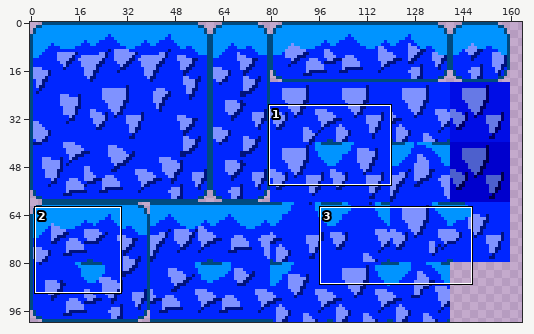
A sprite sheet gets an edit: python/pizzalike/ground.png. Above: a wide view before the commit, with the close-up outlined.
Close-up. Before:
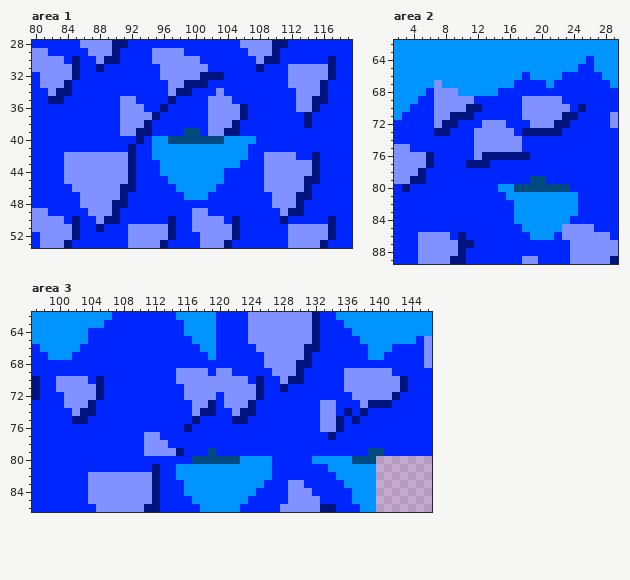
The file is 160x100 pixels. Shown: area 1: x 80..119, y 28..53; area 2: x 2..29, y 62..89; area 3: x 97..146, y 62..86. The old version is drawn lined up with the new one, on the new canvas. The wide view leaves out empty margins.
After the commit:
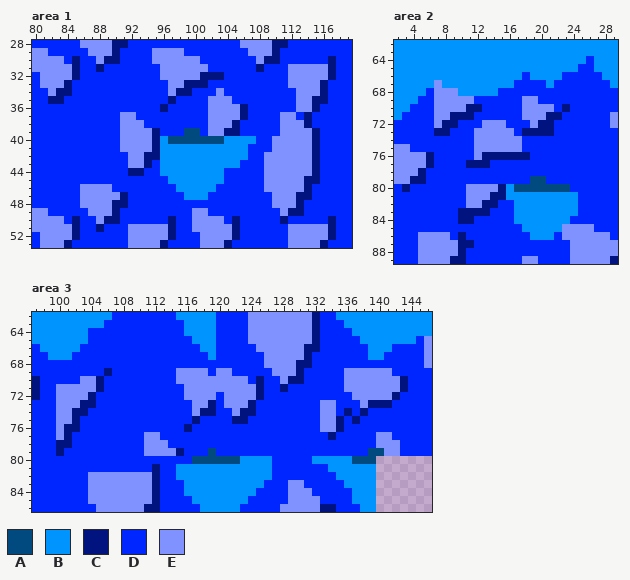
Palette (. is transparent): A #004a7f  B #0094ff  C #00137f  D #0026ff  E #7f92ff
What changed:
canvas 160x100 -> 200x100
Area 1:
y 35: x 91..92 EE -> DD
y 36: x 91..93 EEE -> DDD
y 37: x 93..95 EEC -> DDD; x 111..112 DD -> EE
y 38: x 94 C -> D; x 111..113 DDD -> EEE
y 39: x 93..95 CCD -> EEC; x 111..115 DDDDD -> EEEEC
y 40: x 91..95 DDCDB -> EEEEC; x 110..115 DDDDDD -> EEEEEC
y 41: x 91..95 DCDDB -> EEEEC; x 110..115 DDDDDD -> EEEEEC
y 42: x 84..95 EEEEEEEECDDB -> DDDDDDDDEECC; x 113..114 DD -> EE
y 43: x 84..94 EEEEEEEECDD -> DDDDDDDDEEC
y 44: x 84..91 EEEEEEEE -> DDDDDDDD; x 93 D -> C
y 45: x 84..92 EEEEEEEEC -> DDDDDDDDD
y 46: x 85 E -> D; x 90..92 ECC -> DDD
Area 2:
y 69: x 20..22 EEE -> DDD
y 70: x 22..23 EE -> DC; x 25 C -> D
y 71: x 21..24 EECC -> CCDD
y 72: x 20..23 EECC -> CCDD
y 73: x 22 C -> D
y 80: x 11..15 DDDDB -> EEEEC
y 81: x 11..15 DDDDD -> EEECC
y 82: x 11..14 DDDD -> EECC
y 83: x 10..13 DDDD -> CCCC
y 84: x 10..11 DD -> CC
Area 3:
y 69: x 106 D -> C
y 70: x 100..102 EEE -> DDD; x 104 D -> E
y 72: x 100 D -> E; x 104..105 EC -> CD
y 73: x 100 D -> E; x 103 E -> C
y 74: x 100..102 DDE -> EEC; x 104 C -> D
y 75: x 100..101 DD -> EE; x 103 C -> D
y 76: x 100..102 DDD -> ECC
y 77: x 100..101 DD -> EC; x 140..141 DD -> EE
y 78: x 100..101 DD -> CC; x 140..142 DDD -> EEE
y 79: x 100 D -> C; x 141..142 DD -> EE
Boxes around the changes in both close-ups, in picture pixels (x1, y1, x2, y2):
changed: (64, 96, 160, 192)
changed: (272, 112, 320, 160)
changed: (538, 96, 586, 136)
changed: (458, 184, 506, 224)
changed: (56, 368, 112, 456)
changed: (376, 432, 400, 456)
